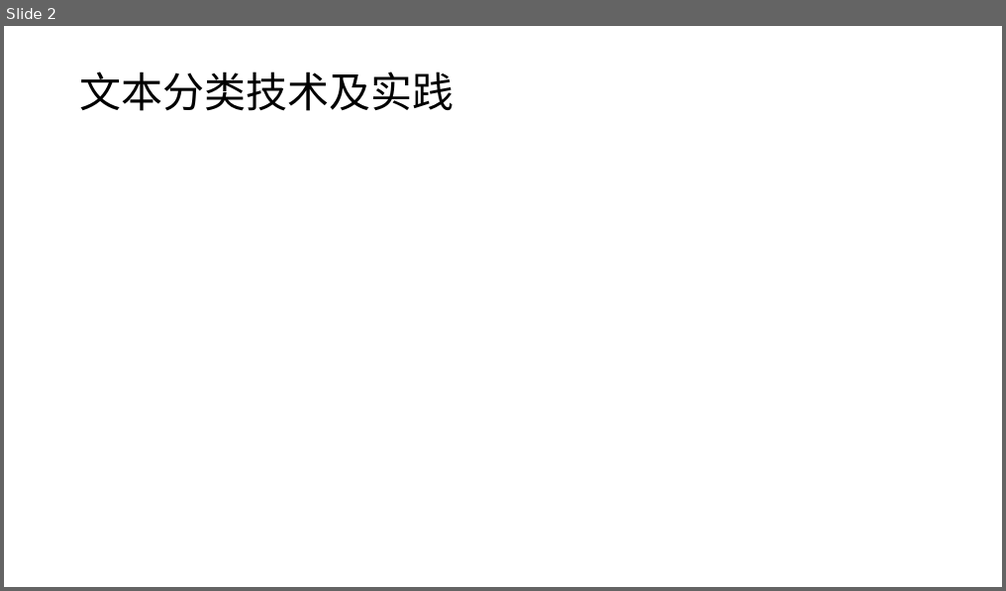
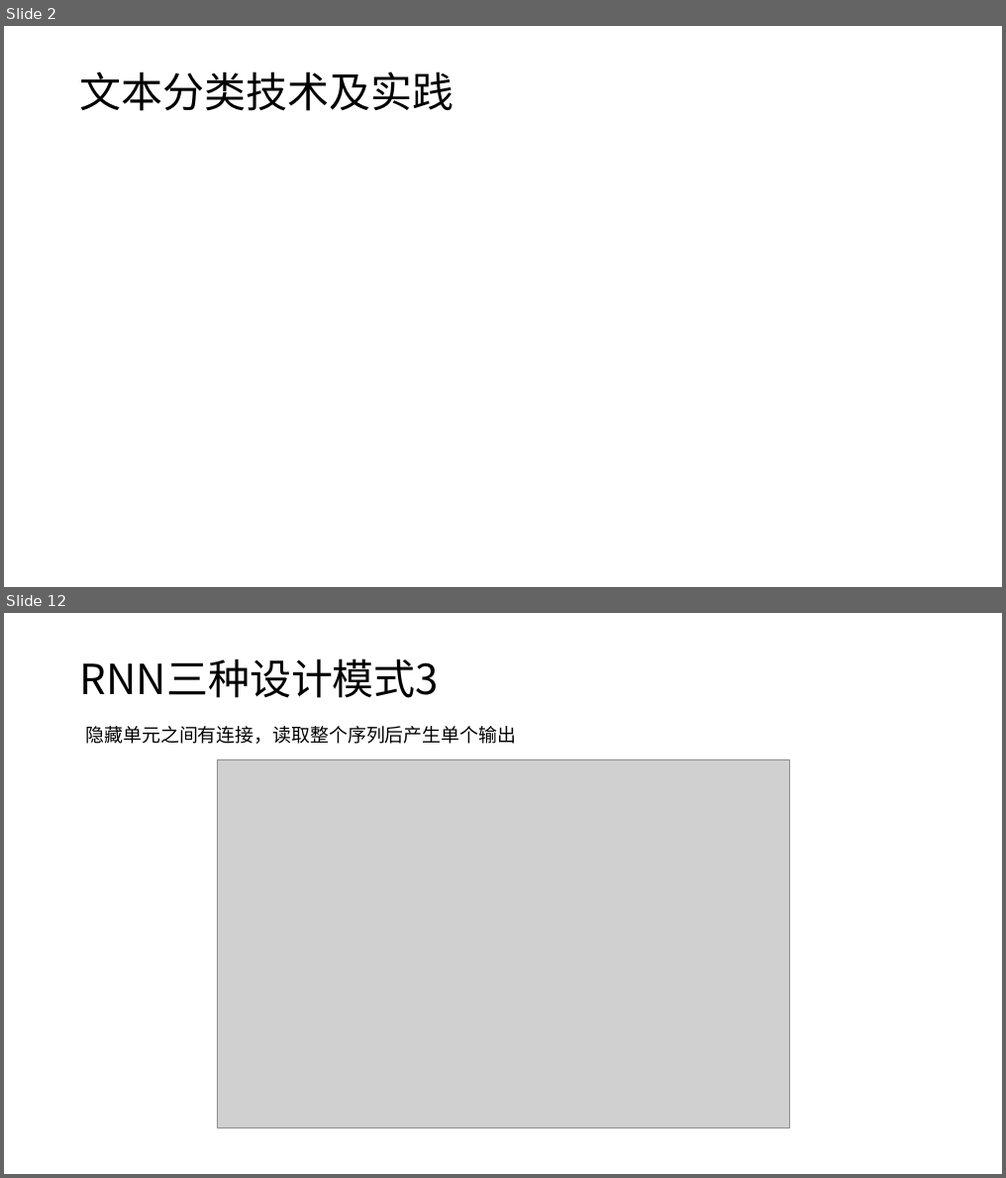
Before and after one commit to Benjamin-UnderWood/text_classification, a slide deck: doc/20200122-文本分类技术及实践.pptx. Shown one above the other, each under a label of ours: slide 2 before the commit, slides 2 and 12 after it; the slides between them are not shown. The pictures are 1006x591 and 1006x1178 pixels, drawn with LibreOffice and Linux fonts; fonts in the diff are those of the drawing; grey boxes stand for pictures. Boxes give left, top, right and bottom in pixels: in the first picture for what was removed or moved away, otherwise in the second. Text is boxed around its words. In the diff, an @@ line names an element or a change of style, - is before the commit and + after.

```diff
--- a/doc/20200122-文本分类技术及实践.pptx
+++ b/doc/20200122-文本分类技术及实践.pptx
@@ slide 12 added at (4, 613, 1002, 1174), background #FFFFFF @@
@@ title added at (80, 659, 439, 698), 40 pt, text #000000 @@
+RNN三种设计模式3
@@ text added at (86, 726, 517, 744), 18 pt, text #000000 @@
+隐藏单元之间有连接，读取整个序列后产生单个输出
@@ picture added at (217, 760, 789, 1129) @@
```
Also in this commit, not shown: 1 slide changed, 8 other slides added, 1 slide removed, 7 other files.
